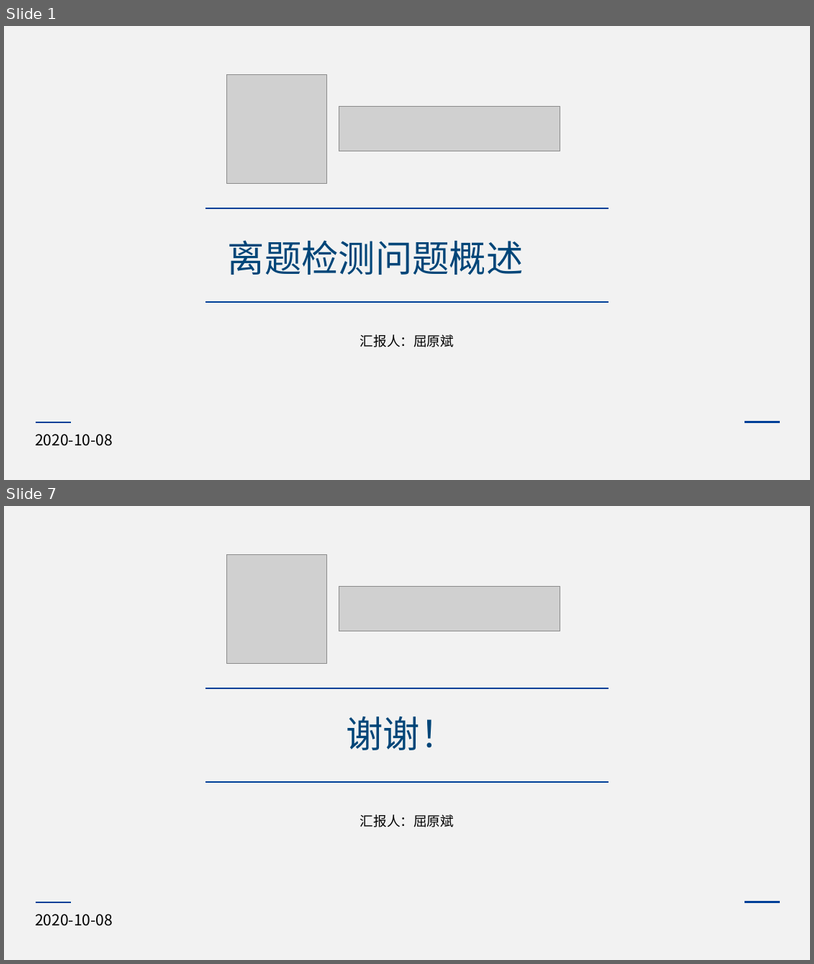
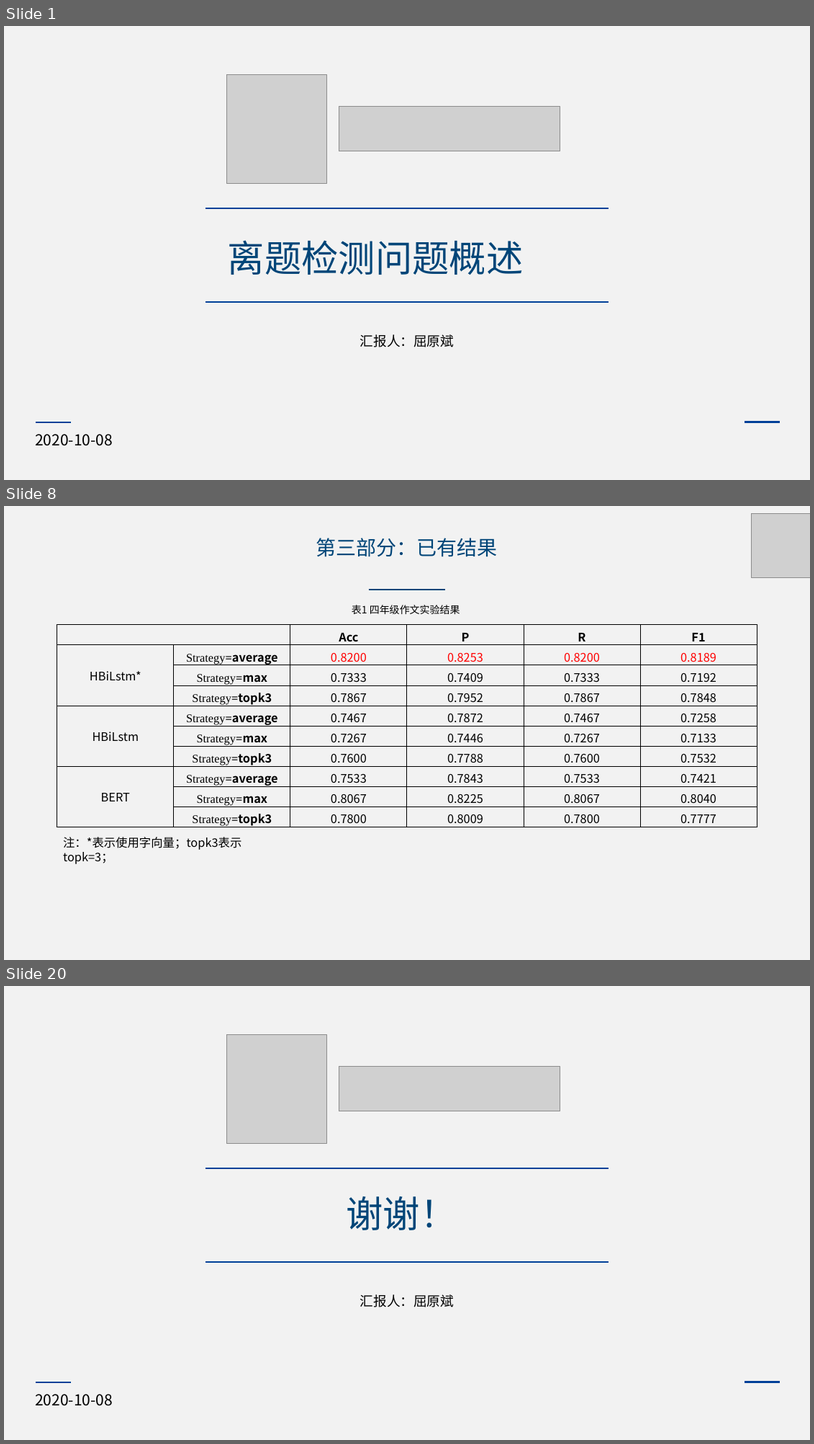
Before and after one commit to ybqu/courses, a slide deck: master/研究生工作/组会/屈原斌-组会-20201005.pptx. Shown one above the other, each under a label of ours: slides 1 and 7 before the commit, slides 1, 8 and 20 after it; the slides between them are not shown. The pictures are 814x964 and 814x1444 pixels, drawn with LibreOffice and Linux fonts; fonts in the diff are those of the drawing; grey boxes stand for pictures. Boxes give left, top, right and bottom in pixels: in the first picture for what was removed or moved away, otherwise in the second. Text is boxed around its words. In the diff, an @@ line names an element or a change of style, - is before the commit and + after.

```diff
--- a/master/研究生工作/组会/屈原斌-组会-20201005.pptx
+++ b/master/研究生工作/组会/屈原斌-组会-20201005.pptx
@@ slide 8 added at <box>4,506,810,960</box>, background #F2F2F2 @@
@@ picture added at <box>751,514,810,577</box> @@
@@ text added at <box>316,538,498,557</box>, 24 pt, text #004578 @@
+第三部分：已有结果
@@ line added from (369, 590) to (445, 590), #004578 1.5 pt @@
@@ text added at <box>352,605,460,614</box>, 12 pt, text #000000 @@
+表1 四年级作文实验结果
@@ table added at <box>57,625,758,830</box>, 10 rows, 6 columns @@
+ |  | Acc | P | R | F1
+HBiLstm* | Strategy=average | 0.8200 | 0.8253 | 0.8200 | 0.8189
+ | Strategy=max | 0.7333 | 0.7409 | 0.7333 | 0.7192
+ | Strategy=topk3 | 0.7867 | 0.7952 | 0.7867 | 0.7848
+HBiLstm | Strategy=average | 0.7467 | 0.7872 | 0.7467 | 0.7258
+ | Strategy=max | 0.7267 | 0.7446 | 0.7267 | 0.7133
+ | Strategy=topk3 | 0.7600 | 0.7788 | 0.7600 | 0.7532
+BERT | Strategy=average | 0.7533 | 0.7843 | 0.7533 | 0.7421
+ | Strategy=max | 0.8067 | 0.8225 | 0.8067 | 0.8040
+ | Strategy=topk3 | 0.7800 | 0.8009 | 0.7800 | 0.7777
@@ text added at <box>63,836,242,864</box>, 14 pt, text #000000 @@
+注：*表示使用字向量；topk3表示topk=3；
@@ what was slide 7 is now slide 20 @@
```
Also in this commit, not shown: 4 slides changed, 13 other slides added, 1 slide removed, 1 other file.
